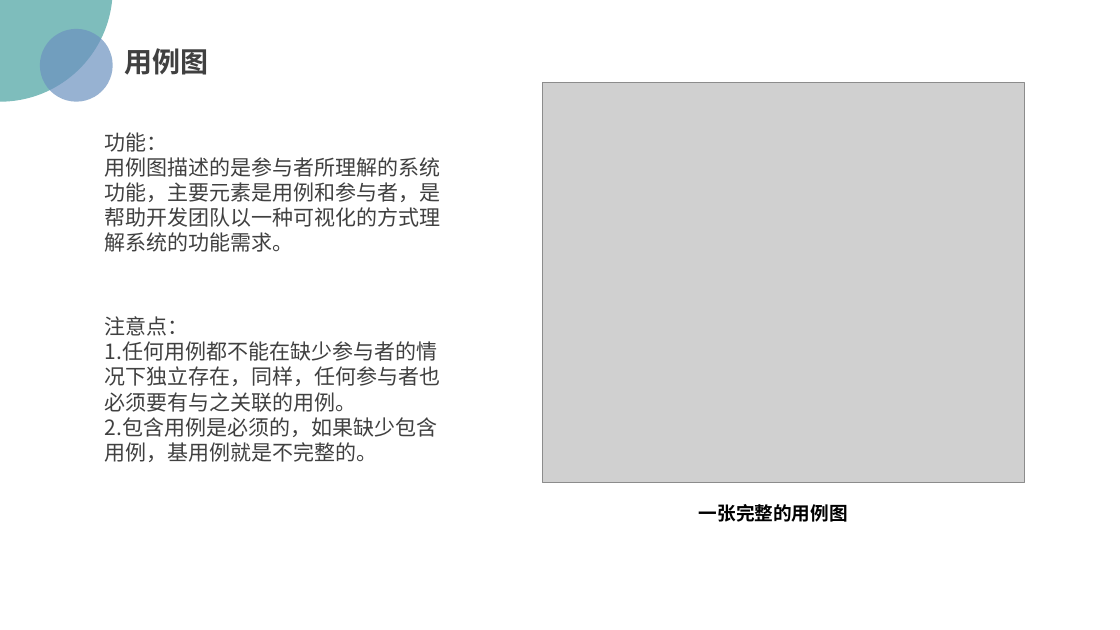
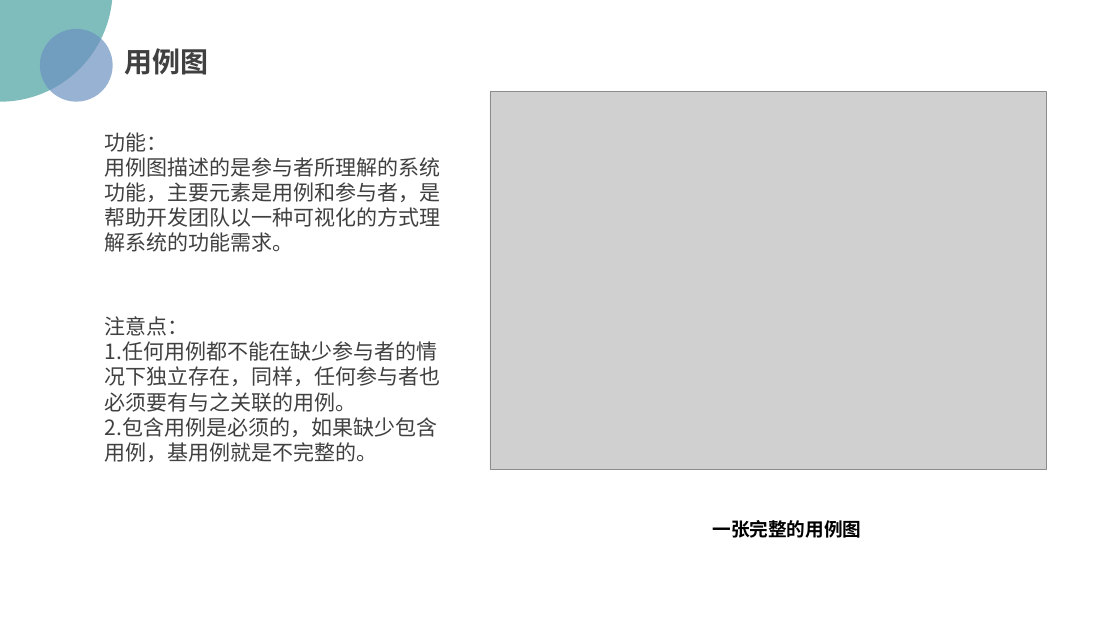
Before and after one commit to PRD2018/PRD2018-G15, a slide deck: slide 28 of 受控文档/02-其他任务/[PRD-15]UML概述.pptx. Drawn at 1120x630 pixels with LibreOffice and Linux fonts; fonts in the diff are those of the drawing; grey boxes stand for pictures; background and template pictures are left out. Boxes give left, top, right and bottom in pixels: in the first picture for what was removed or moved away, otherwise in the second. Text is boxed around its words. In the diff, an @@ line names an element or a change of style, - is before the commit and + after.

```diff
--- a/受控文档/02-其他任务/[PRD-15]UML概述.pptx
+++ b/受控文档/02-其他任务/[PRD-15]UML概述.pptx
@@ picture resized from (x1=542, y1=82, x2=1024, y2=482) to (x1=490, y1=92, x2=1046, y2=470) @@
@@ text "一张完整的用例图" moved from (x1=699, y1=504, x2=848, y2=522) to (x1=713, y1=520, x2=862, y2=538) @@
```
Also in this commit, not shown: 20 other slides changed, 1 slide added, 1 slide removed, 2 other files.
